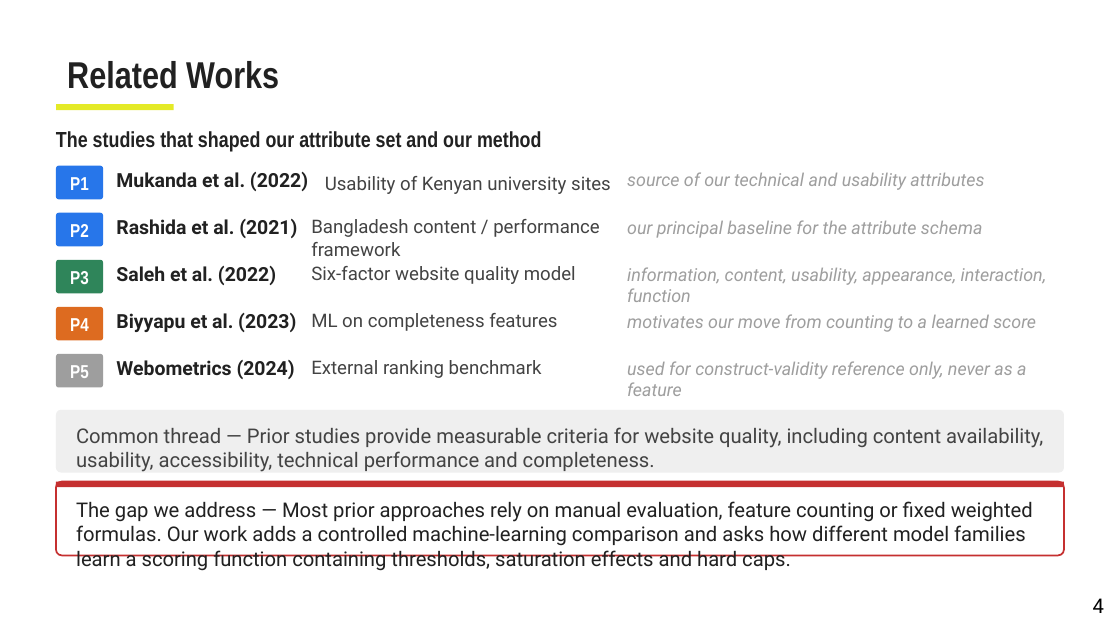
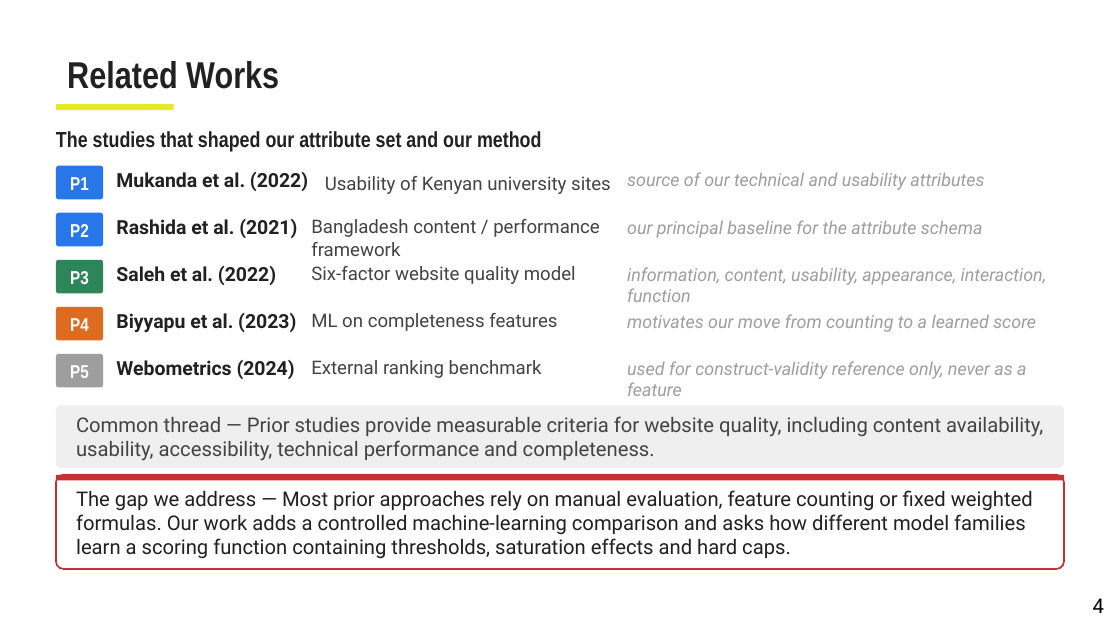
Before and after one commit to k-i-mahi/ml-project, a slide deck: slide 4 of FINAL_PROJECT/University_Website_Quality_Presentation.pptx. Drawn at 1120x630 pixels with LibreOffice and Linux fonts; fonts in the diff are those of the drawing. Boxes give left, top, right and bottom in pixels: in the first picture for what was removed or moved away, otherwise in the second. Text is boxed around its words. In the diff, an @@ line names an element or a change of style, - is before the commit and + after.

```diff
--- a/FINAL_PROJECT/University_Website_Quality_Presentation.pptx
+++ b/FINAL_PROJECT/University_Website_Quality_Presentation.pptx
@@ rounded rectangle moved from (x1=56, y1=410, x2=1064, y2=473) to (x1=56, y1=405, x2=1064, y2=468) @@
@@ text "Common thread — Prior studies ..." moved from (x1=76, y1=427, x2=1043, y2=472) to (x1=76, y1=416, x2=1043, y2=461) @@
@@ rectangle moved from (x1=56, y1=482, x2=1064, y2=487) to (x1=56, y1=475, x2=1064, y2=480) @@
@@ rounded rectangle resized from (x1=56, y1=482, x2=1064, y2=556) to (x1=56, y1=475, x2=1064, y2=569) @@
@@ text "The gap we address — ..." moved from (x1=76, y1=501, x2=1033, y2=571) to (x1=76, y1=490, x2=1033, y2=559) @@
```
Also in this commit, not shown: 6 other slides changed, 5 other files.
